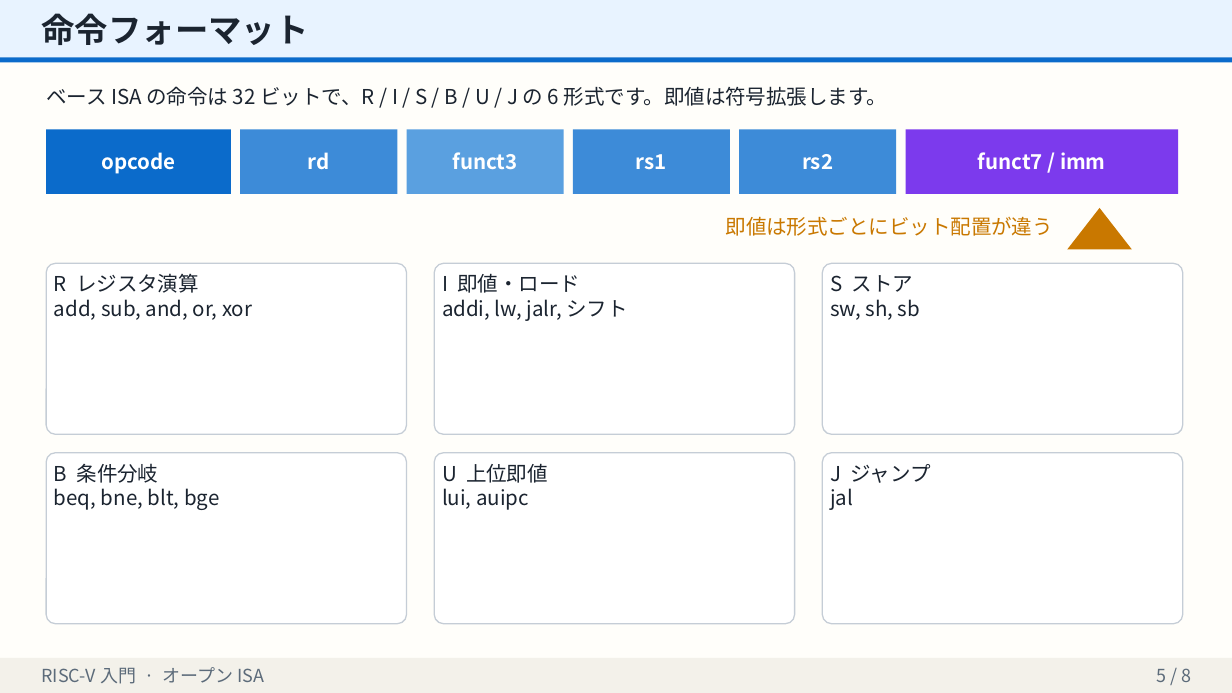
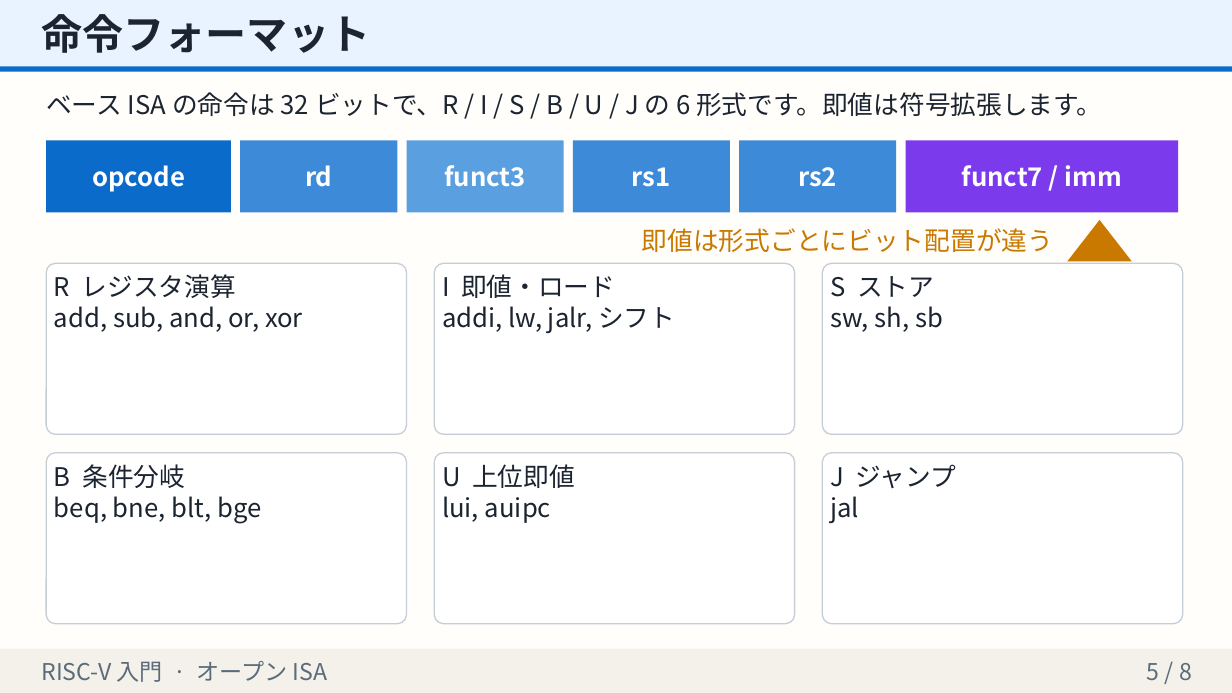
Before and after one commit to shotaminato/create-slides, a slide deck: slide 5 of examples/sample-deck.pptx. Drawn at 1232x693 pixels with LibreOffice and Linux fonts; fonts in the diff are those of the drawing. Boxes give left, top, right and bottom in pixels: in the first picture for what was removed or moved away, otherwise in the second. Text is boxed around its words. In the diff, an @@ line names an element or a change of style, - is before the commit and + after.

```diff
--- a/examples/sample-deck.pptx
+++ b/examples/sample-deck.pptx
@@ rectangle: place and size @@
-rectangle at bbox=[0, 0, 1232, 57]
+rectangle at bbox=[0, 0, 1232, 67]
@@ text "命令フォーマット" at bbox=[42, 14, 371, 53]: size 26 to 32 pt @@
@@ rectangle: place and size @@
-rectangle at bbox=[0, 57, 1232, 63]
+rectangle at bbox=[0, 67, 1232, 72]
@@ rectangle "opcode": place and size @@
-rectangle "opcode" at bbox=[46, 129, 231, 194]
+rectangle "opcode" at bbox=[46, 140, 231, 213]
@@ rectangle "rd": place and size @@
-rectangle "rd" at bbox=[240, 129, 397, 194]
+rectangle "rd" at bbox=[240, 140, 397, 213]
@@ rectangle "funct3": place and size @@
-rectangle "funct3" at bbox=[407, 129, 564, 194]
+rectangle "funct3" at bbox=[407, 140, 564, 213]
@@ rectangle "rs1": place and size @@
-rectangle "rs1" at bbox=[573, 129, 730, 194]
+rectangle "rs1" at bbox=[573, 140, 730, 213]
@@ size 16 to 20 pt in 14 elements at bbox=[46, 263, 407, 434], bbox=[434, 263, 795, 434], bbox=[823, 263, 1183, 434], bbox=[46, 453, 407, 624], bbox=[434, 453, 795, 624], bbox=[823, 453, 1183, 624], bbox=[46, 92, 1102, 116], bbox=[642, 228, 1053, 252], bbox=[906, 140, 1178, 213], bbox=[46, 140, 231, 213], bbox=[240, 140, 397, 213], bbox=[407, 140, 564, 213], bbox=[573, 140, 730, 213], bbox=[739, 140, 897, 213] @@
@@ rectangle "rs2": place and size @@
-rectangle "rs2" at bbox=[739, 129, 897, 194]
+rectangle "rs2" at bbox=[739, 140, 897, 213]
@@ rectangle "funct7 / imm": place and size @@
-rectangle "funct7 / imm" at bbox=[906, 129, 1178, 194]
+rectangle "funct7 / imm" at bbox=[906, 140, 1178, 213]
@@ text "即値は形式ごとにビット配置が違う": place and size @@
-text "即値は形式ごとにビット配置が違う" at bbox=[726, 216, 1053, 236]
+text "即値は形式ごとにビット配置が違う" at bbox=[642, 228, 1053, 252]
@@ triangle: place and size @@
-triangle at bbox=[1067, 208, 1132, 250]
+triangle at bbox=[1067, 220, 1132, 262]
@@ rectangle: place and size @@
-rectangle at bbox=[0, 658, 1232, 693]
+rectangle at bbox=[0, 649, 1232, 693]
@@ text "RISC-V 入門 · オープン ISA" at bbox=[42, 661, 328, 682]: size 14 to 18 pt @@
@@ text "5 / 8": place and size @@
-text "5 / 8" at bbox=[1157, 668, 1192, 682]
+text "5 / 8" at bbox=[1147, 663, 1192, 680]
@@ text "5 / 8" at bbox=[1147, 663, 1192, 680]: size 14 to 18 pt @@
```
Also in this commit, not shown: 7 other slides changed, 13 other files.
